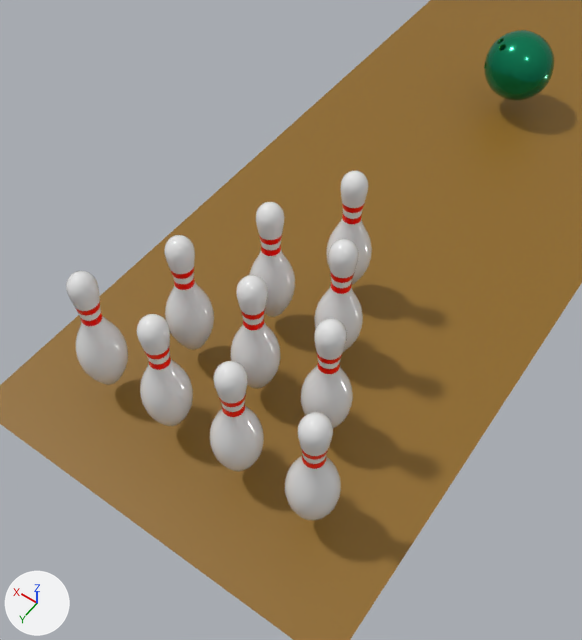
What one commit did to the Blender file Bowling/BowlingAlley.blend.
One viewpoint serves both versions: a 50 mm camera at (-0.706, 1.246, 1.65) aimed at (0.019, 0.232, 0.055). The axes (+X, +Y, +Z) are drawn at lower left. The lights are the same throughout.

The first picture shows 'BowlingBall', 'BowlingLane', 'BowlingPin', 'BowlingPin.001', 'BowlingPin.002', 'BowlingPin.003', 'BowlingPin.004', 'BowlingPin.005', 'BowlingPin.006', 'BowlingPin.007', 'BowlingPin.008', 'BowlingPin.009'.
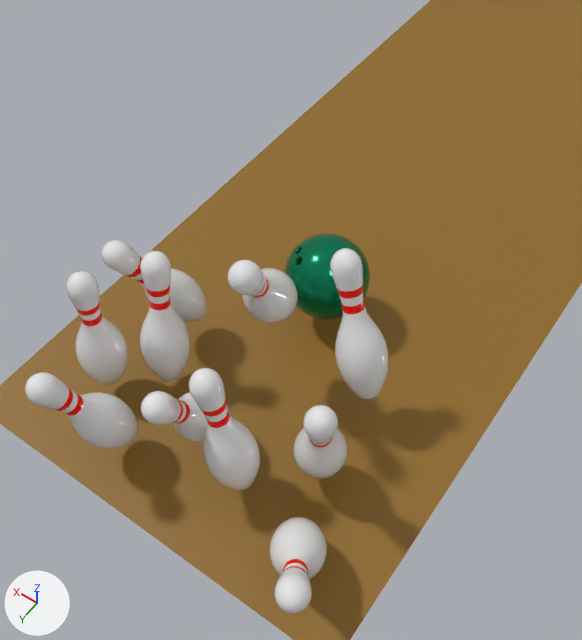
Location of each change, [x1, y1, x2, y2] in pixels of the pictures (582 x 640 px):
```json
{"object": "BowlingPin.009", "change": "moved, turned", "before": [66, 271, 128, 385], "after": [25, 372, 138, 449]}
{"object": "BowlingPin.005", "change": "moved, turned", "before": [301, 318, 353, 428], "after": [330, 248, 388, 399]}
{"object": "BowlingBall", "change": "moved", "before": [484, 30, 554, 101], "after": [284, 234, 370, 319]}
{"object": "BowlingPin.002", "change": "moved, turned", "before": [314, 239, 363, 352], "after": [189, 368, 260, 490]}
{"object": "BowlingPin.001", "change": "moved, turned", "before": [249, 202, 295, 317], "after": [270, 517, 327, 613]}
{"object": "BowlingPin.006", "change": "moved, turned", "before": [137, 314, 193, 426], "after": [140, 251, 190, 381]}
{"object": "BowlingPin", "change": "moved", "before": [326, 170, 372, 285], "after": [66, 271, 128, 385]}
{"object": "BowlingPin.007", "change": "moved, turned", "before": [210, 361, 264, 471], "after": [141, 391, 230, 443]}
{"object": "BowlingPin.004", "change": "moved, turned", "before": [231, 275, 281, 389], "after": [227, 259, 298, 323]}
{"object": "BowlingPin.008", "change": "moved, turned", "before": [285, 412, 341, 521], "after": [293, 405, 347, 479]}
{"object": "BowlingPin.003", "change": "moved, turned", "before": [164, 235, 214, 350], "after": [101, 240, 207, 322]}
```

Scene script edits in JSON lines:
```json
{"op": "set", "path": "ob_bowlingball.location", "old": "(0.0, -0.998, 0.111)", "new": "(0.0, 0.102, 0.111)"}
{"op": "set", "path": "ob_bowlingpin.location", "old": "(0.0, 0.0, 0.0)", "new": "(0.3, 0.6, 0.0)"}
{"op": "set", "path": "ob_bowlingpin_001.location", "old": "(0.1, 0.2, 0.0)", "new": "(-0.302, 0.646, -0.024)"}
{"op": "set", "path": "ob_bowlingpin_001.rotation_euler", "old": "(0.0, 0.0, 0.0)", "new": "(-0.718, -0.079, 0.457)", "note": "degrees (0, 0, 0) -> degrees (-41, -4.5, 26)"}
{"op": "set", "path": "ob_bowlingpin_002.location", "old": "(-0.1, 0.2, 0.0)", "new": "(-0.137, 0.635, 0.002)"}
{"op": "set", "path": "ob_bowlingpin_002.rotation_euler", "old": "(0.0, 0.0, 0.0)", "new": "(-0.0202, 0.196, -0.0498)", "note": "degrees (0, 0, 0) -> degrees (-1.2, 11, -2.9)"}
{"op": "set", "path": "ob_bowlingpin_003.location", "old": "(0.2, 0.4, 0.0)", "new": "(0.237, 0.329, 0.029)"}
{"op": "set", "path": "ob_bowlingpin_003.rotation_euler", "old": "(0.0, 0.0, 0.0)", "new": "(0.14, -0.501, 3.945)", "note": "degrees (0, 0, 0) -> degrees (8, -29, 226)"}
{"op": "set", "path": "ob_bowlingpin_004.location", "old": "(0.0, 0.4, 0.0)", "new": "(0.0, 0.3, 0.204)"}
{"op": "set", "path": "ob_bowlingpin_004.rotation_euler", "old": "(0.0, 0.0, 0.0)", "new": "(-0.565, 0.00133, 0.274)", "note": "degrees (0, 0, 0) -> degrees (-32, 0.1, 16)"}
{"op": "set", "path": "ob_bowlingpin_005.location", "old": "(-0.2, 0.4, 0.0)", "new": "(-0.265, 0.321, 0.08)"}
{"op": "set", "path": "ob_bowlingpin_005.rotation_euler", "old": "(0.0, 0.0, 0.0)", "new": "(0.0201, 0.389, -0.383)", "note": "degrees (0, 0, 0) -> degrees (1.2, 22, -22)"}
{"op": "set", "path": "ob_bowlingpin_006.location", "old": "(0.1, 0.6, 0.0)", "new": "(0.187, 0.511, -0.002)"}
{"op": "set", "path": "ob_bowlingpin_006.rotation_euler", "old": "(0.0, 0.0, 0.0)", "new": "(0.161, 0.0369, 0.304)", "note": "degrees (0, 0, 0) -> degrees (9.2, 2.1, 17)"}
{"op": "set", "path": "ob_bowlingpin_007.location", "old": "(-0.1, 0.6, 0.0)", "new": "(0.008, 0.539, -0.002)"}
{"op": "set", "path": "ob_bowlingpin_007.rotation_euler", "old": "(0.0, 0.0, 0.0)", "new": "(-0.503, 0.189, 0.4)", "note": "degrees (0, 0, 0) -> degrees (-29, 11, 23)"}
{"op": "set", "path": "ob_bowlingpin_008.location", "old": "(-0.3, 0.6, 0.0)", "new": "(-0.245, 0.486, -0.011)"}
{"op": "set", "path": "ob_bowlingpin_008.rotation_euler", "old": "(0.0, 0.0, 0.0)", "new": "(-0.273, -0.0496, 0.333)", "note": "degrees (0, 0, 0) -> degrees (-16, -2.8, 19)"}
{"op": "set", "path": "ob_bowlingpin_009.location", "old": "(0.3, 0.6, 0.0)", "new": "(0.154, 0.69, 0.0)"}
{"op": "set", "path": "ob_bowlingpin_009.rotation_euler", "old": "(0.0, 0.0, 0.0)", "new": "(-0.362, 0.201, 0.169)", "note": "degrees (0, 0, 0) -> degrees (-21, 12, 9.7)"}
```
